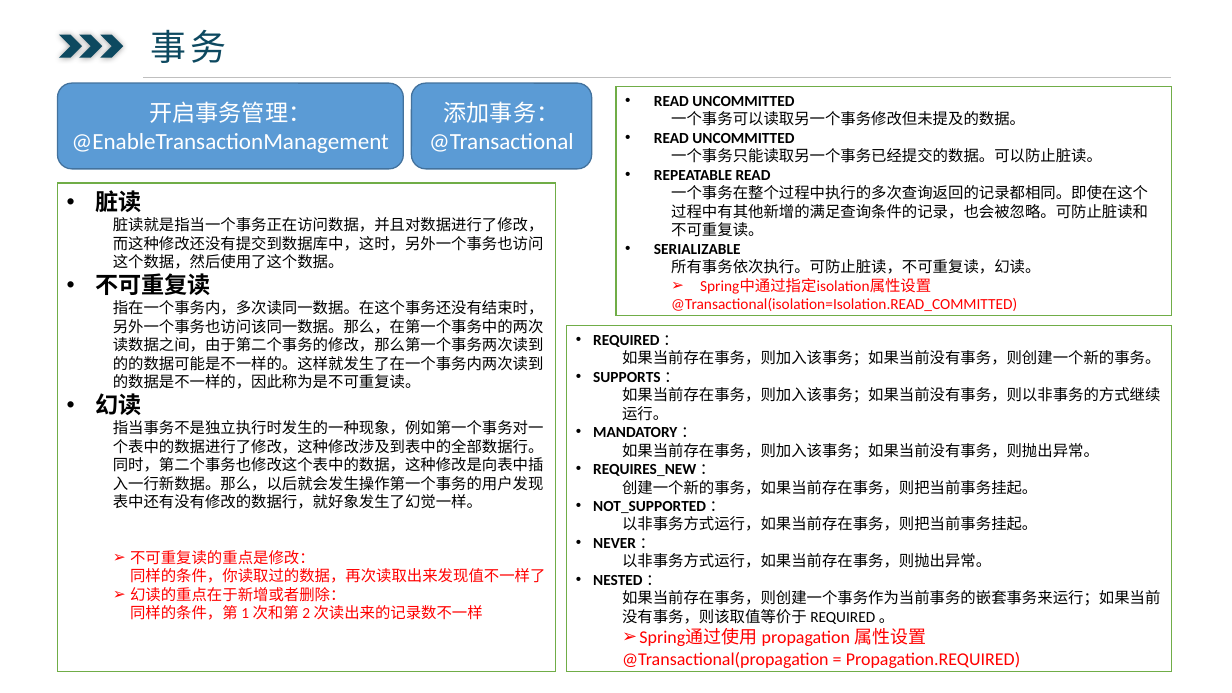
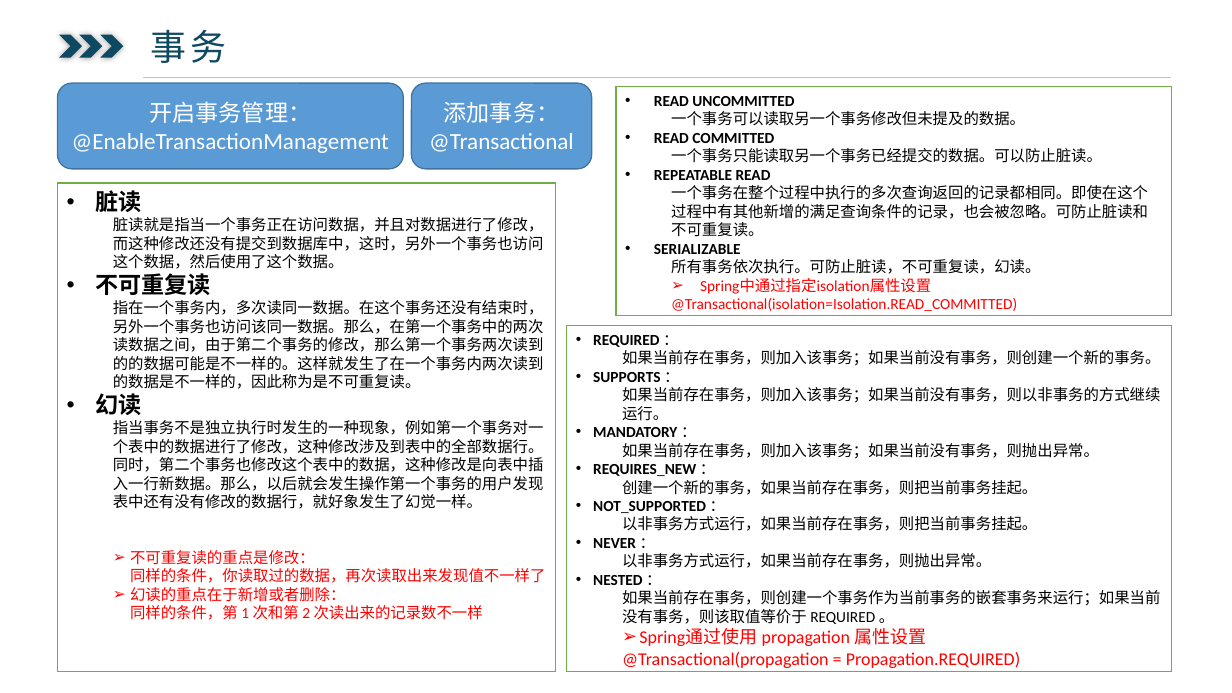
Before and after one commit to ysglyl/ppts, a slide deck: slide 6 of springboot.pptx. Drawn at 1232x693 pixels with LibreOffice and Linux fonts; fonts in the diff are those of the drawing. Boxes give left, top, right and bottom in pixels: in the first picture for what was removed or moved away, otherwise in the second. Text is boxed around its words. In the diff, an @@ line names an element or a change of style, - is before the commit and + after.

Commit message:
daily

```diff
--- a/springboot.pptx
+++ b/springboot.pptx
@@ text in rectangle at box(654, 133, 774, 143): text changed @@
-• READ UNCOMMITTED
+• READ COMMITTED
```
